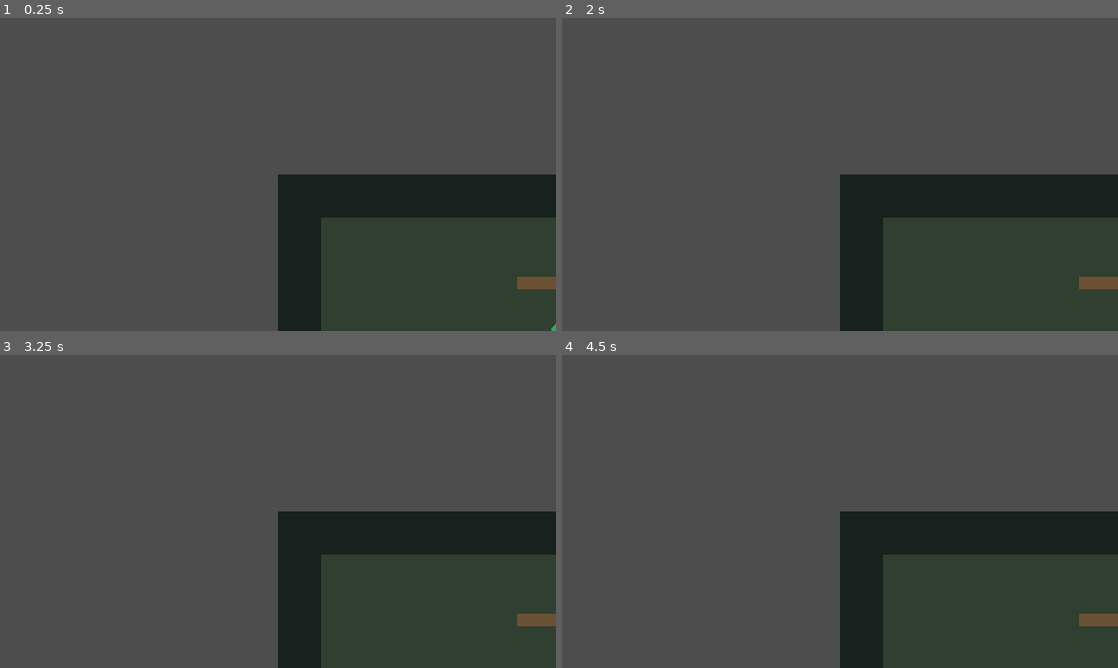
Above: before the commit, frames 1-4 (two rows, left to right).
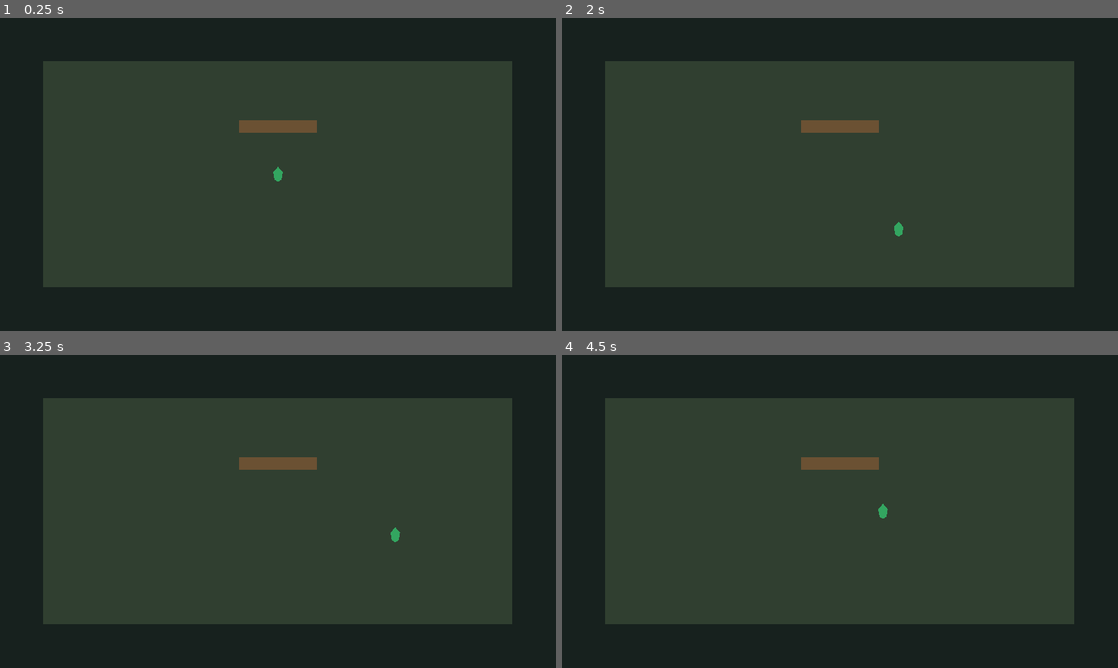
Above: after the commit, the same moments.

Repository: raphaelcavarzan-spec/Veylara-RPG
Game: Godot game, scene res://scenes/main.tscn
Same seed, same stepped clock (60 frames per second), same inputs: the game is played once before the commit and once after it.
Inputs:
- Up to frame 1 (0.25 s): no input
- Up to frame 2 (2 s): tap Enter at 0.5 s; hold D (move_right) 0.53-1.28 s; tap Space at 1.25 s; hold S (move_down) from 1.28 s (still down)
- Up to frame 3 (3.25 s): tap Enter at 2 s; release S (move_down) at 2.03 s; hold D (move_right) 2.03-2.78 s; tap Space at 2.75 s; hold W (move_up) from 2.78 s (still down)
- Up to frame 4 (4.5 s): tap Enter at 3.5 s; release W (move_up) at 3.53 s; hold A (move_left) from 3.53 s (still down)

The runs differ from the first frame. In frame 1, 90% of the frame differs, in the area x 0-100%, y 0-100%; in frame 2, 90%; in frame 3, 90%; in frame 4, 90%.

Commit message:
fix: keep test arena centered and correct collision node paths

Diff:
--- a/scenes/main.tscn
+++ b/scenes/main.tscn
@@ -36,12 +36,8 @@
 polygon = PackedVector2Array(0, -18, 11, -5, 8, 12, 0, 17, -8, 12, -11, -5)
 color = Color(0.2, 0.65, 0.38, 1)
 
-[node name="CollisionShape2D" type="CollisionShape2D" parent="Player"]
+[node name="CollisionShape2D" type="CollisionShape2D" parent="WorldSort/Player"]
 shape = SubResource("RectangleShape2D_player")
-
-[node name="Camera2D" type="Camera2D" parent="Player"]
-position_smoothing_enabled = true
-position_smoothing_speed = 5.0
 
 [node name="BoundaryTop" type="StaticBody2D" parent="."]
 position = Vector2(640, 100)
@@ -74,5 +70,5 @@
 polygon = PackedVector2Array(-90, -14, 90, -14, 90, 14, -90, 14)
 color = Color(0.42, 0.32, 0.20, 1)
 
-[node name="CollisionShape2D" type="CollisionShape2D" parent="TestObstacle"]
+[node name="CollisionShape2D" type="CollisionShape2D" parent="WorldSort/TestObstacle"]
 shape = SubResource("ObstacleShape")
